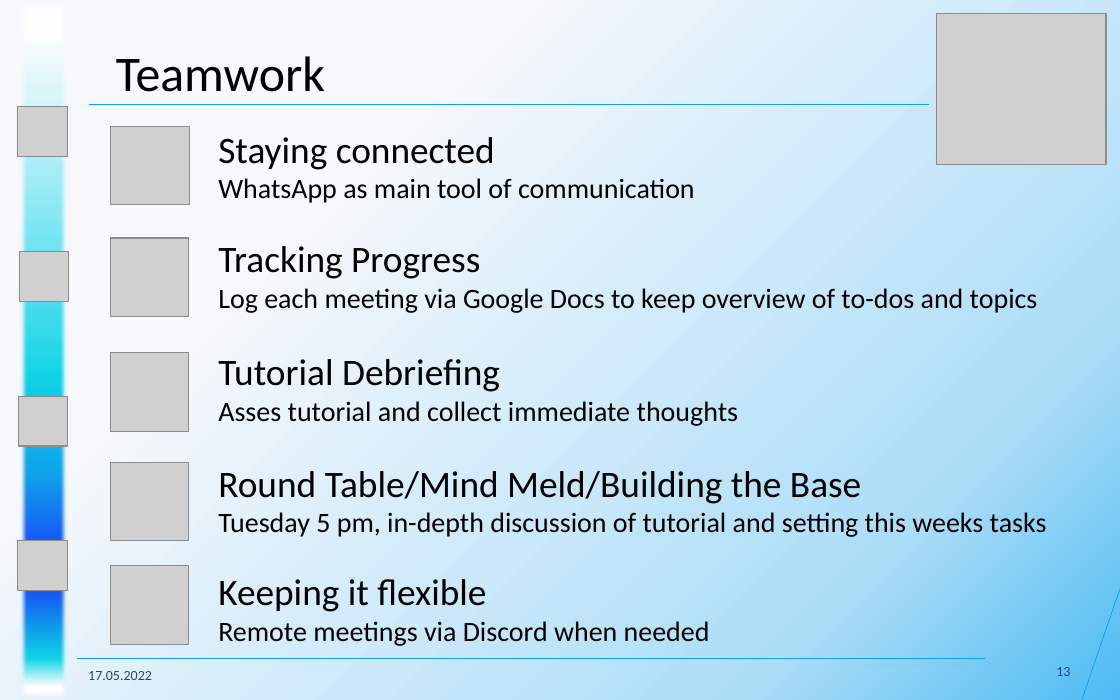
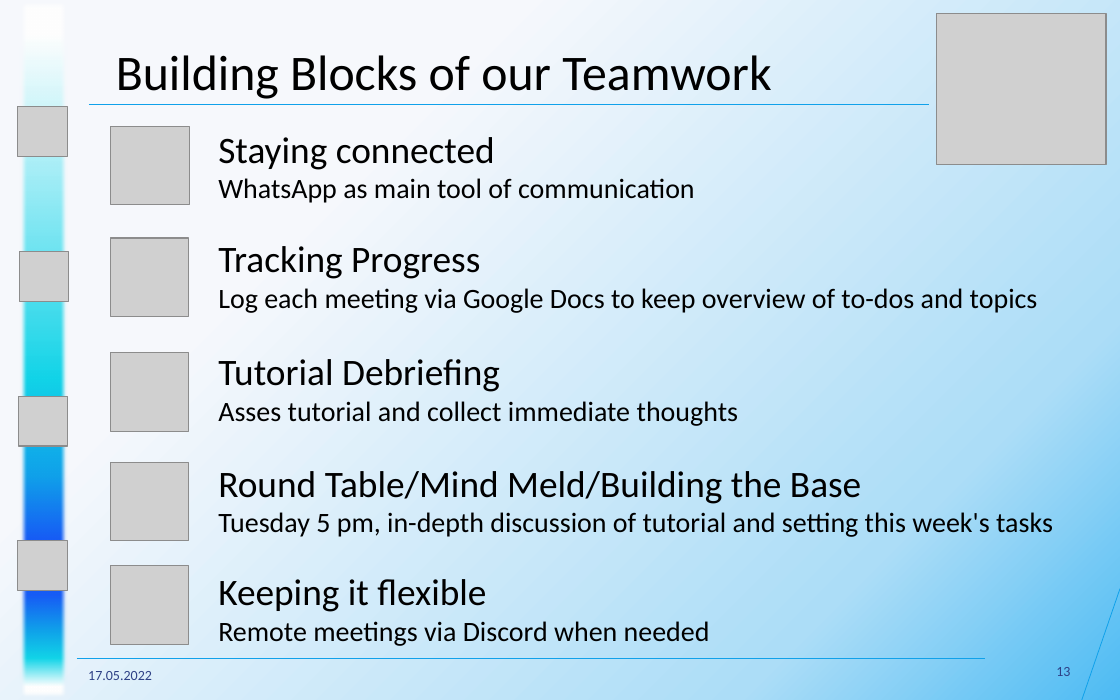
Before and after one commit to datascience-mobi-2022/2022-topic-04-team-01, a slide deck: slide 13 of Presentations/Project Proposal/Project Proposal Presentation Structure+.pptx. Drawn at 1120x700 pixels with LibreOffice and Linux fonts; fonts in the diff are those of the drawing; grey boxes stand for pictures. Boxes give left, top, right and bottom in pixels: in the first picture for what was removed or moved away, otherwise in the second. Text is boxed around its words. In the diff, an @@ line names an element or a change of style, - is before the commit and + after.

```diff
--- a/Presentations/Project Proposal/Project Proposal Presentation Structure+.pptx
+++ b/Presentations/Project Proposal/Project Proposal Presentation Structure+.pptx
@@ text at bbox=[116, 55, 771, 99]: text changed @@
-Teamwork
+Building Blocks of our Teamwork
@@ text at bbox=[218, 512, 1053, 537]: text changed @@
-Tuesday 5 pm, in-depth discussion of tutorial and setting this weeks tasks
+Tuesday 5 pm, in-depth discussion of tutorial and setting this week's tasks
```
Also in this commit, not shown: 1 other file.
